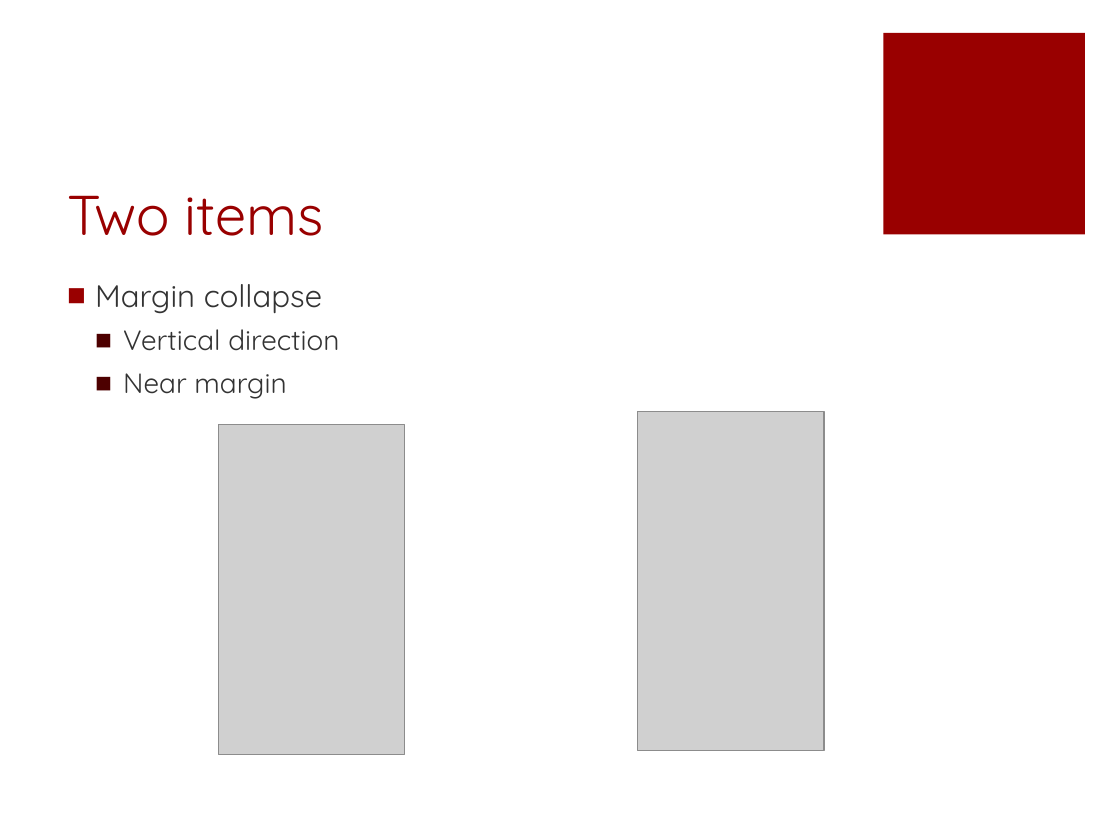
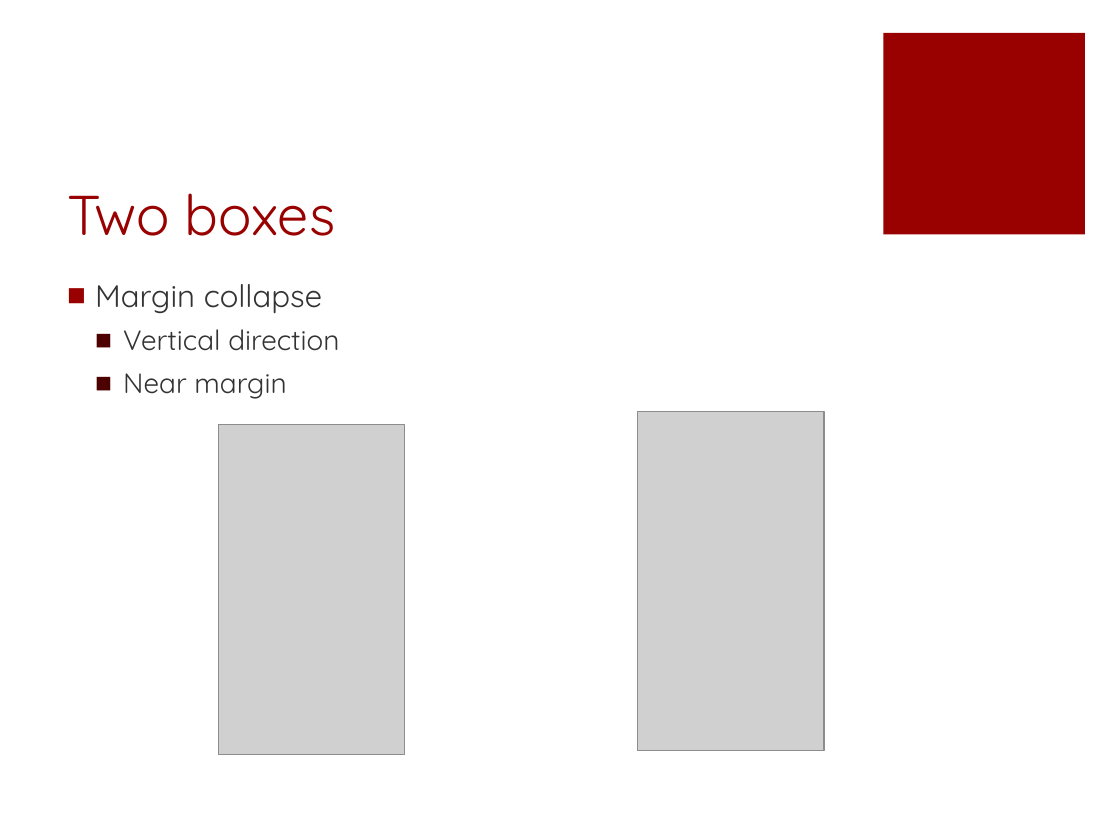
Before and after one commit to fuying/frondendtraining, a slide deck: slide 4 of CSS/CSS.pptx (slide 13 before the commit). Drawn at 1120x840 pixels with LibreOffice and Linux fonts; fonts in the diff are those of the drawing; grey boxes stand for pictures. Boxes give left, top, right and bottom in pixels: in the first picture for what was removed or moved away, otherwise in the second. Text is boxed around its words. In the diff, an @@ line names an element or a change of style, - is before the commit and + after.

```diff
--- a/CSS/CSS.pptx
+++ b/CSS/CSS.pptx
@@ title at [67, 193, 335, 236]: text changed @@
-Two items
+Two boxes
```
Also in this commit, not shown: 2 other slides changed.
